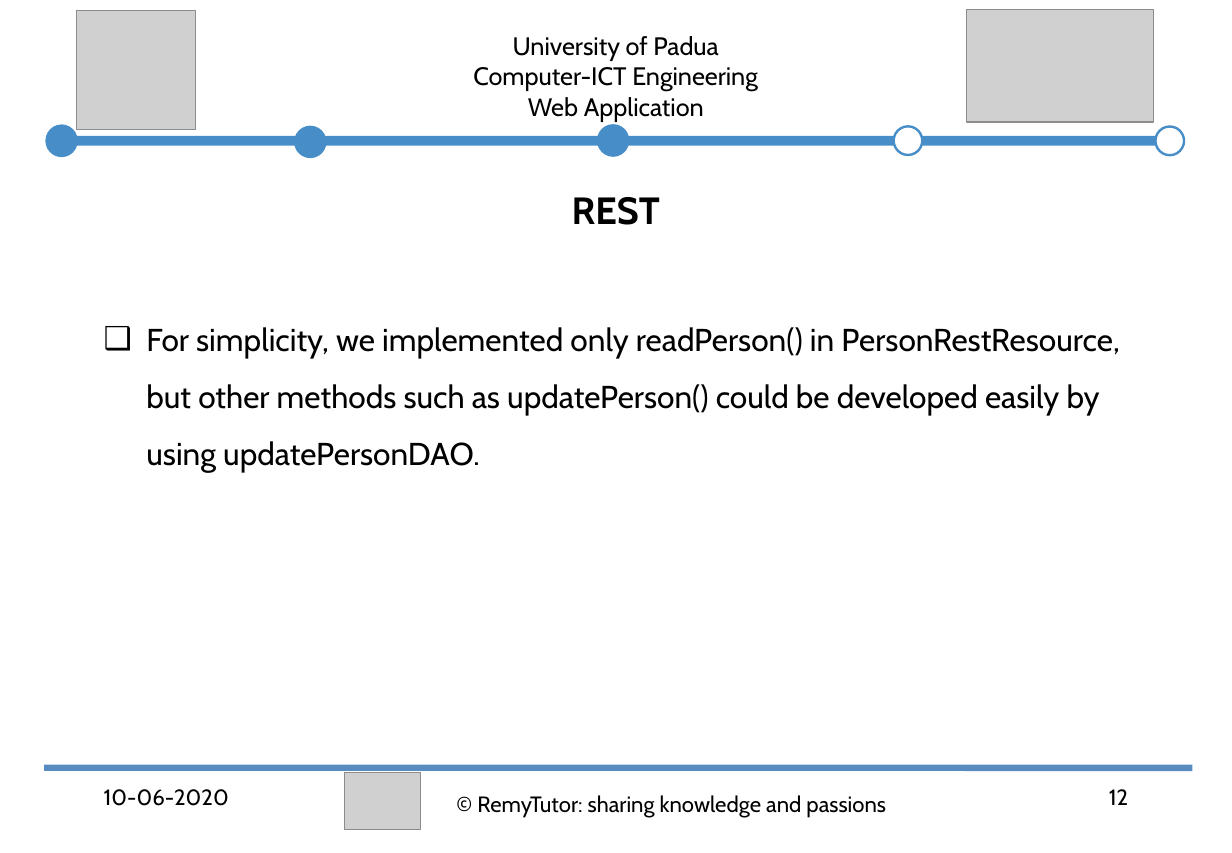
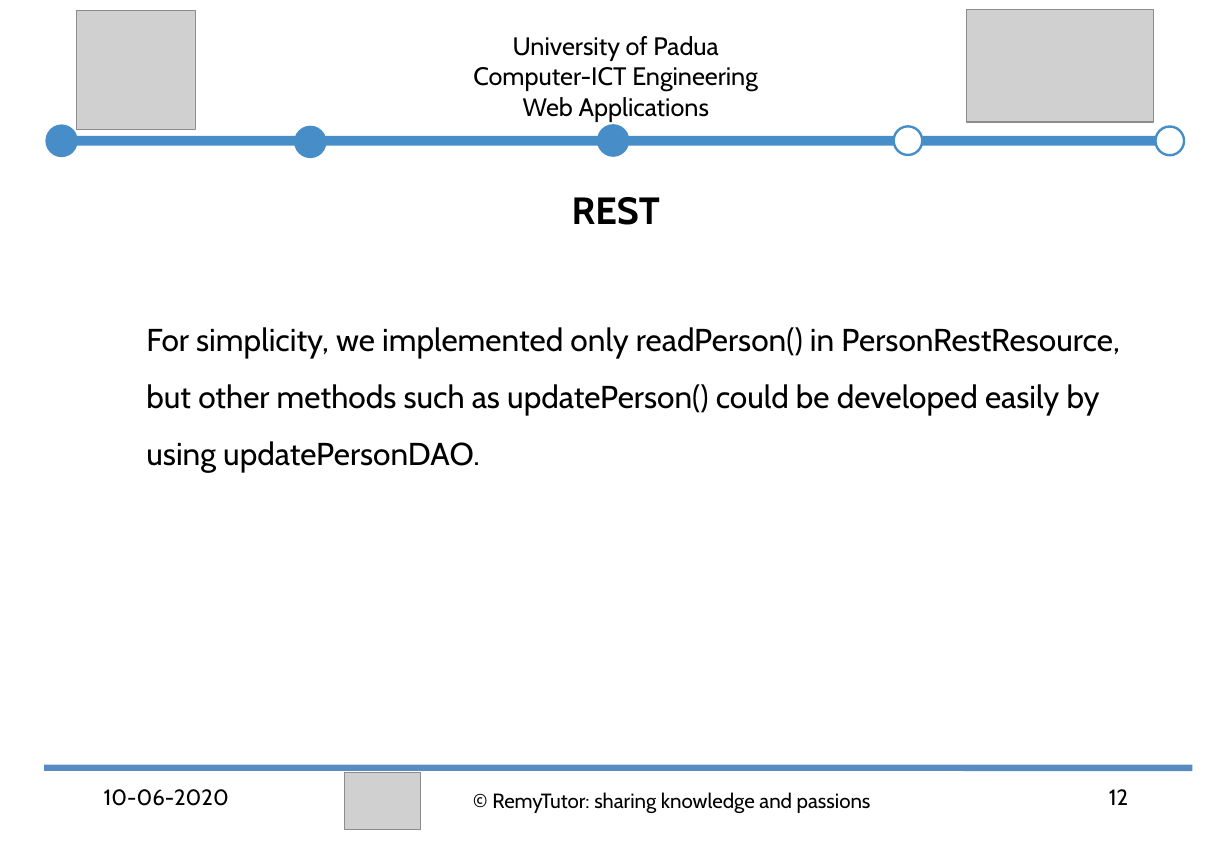
Before and after one commit to abahmadb/Web-Applications, a slide deck: slide 12 of HW2-RemyTutor-2019-2020.ppt. Drawn at 1232x853 pixels with LibreOffice and Linux fonts; fonts in the diff are those of the drawing; grey boxes stand for pictures. Boxes give left, top, right and bottom in pixels: in the first picture for what was removed or moved away, otherwise in the second. Text is boxed around its words. In the diff, an @@ line names an element or a change of style, - is before the commit and + after.

```diff
--- a/HW2-RemyTutor-2019-2020.ppt
+++ b/HW2-RemyTutor-2019-2020.ppt
@@ text at <box>523,97,709,122</box>: text changed @@
-Web Application
+Web Applications
@@ text "For simplicity, we implemented only ..." at <box>146,327,1119,472</box>: bullet colour #000000 to #FFFFFF @@
@@ text "© RemyTutor: sharing knowledge and ..." at <box>492,792,871,813</box>: size 14 to 12.9 pt; line spacing 1 to 0.9 @@
```
Also in this commit, not shown: 23 other slides changed.
